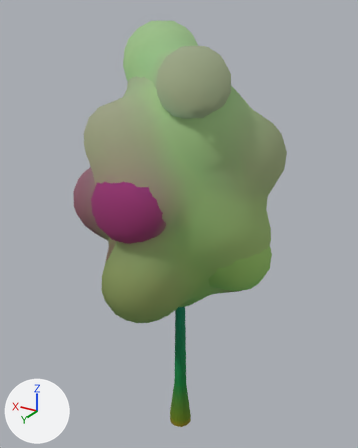
Before and after pictures for a commit that changed the glTF model godot/assets/trees/oval.glb.
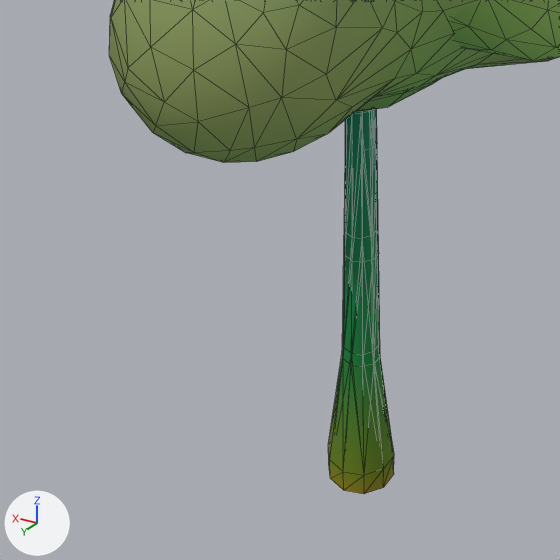
Each version appears first whole from a 50 mm lens placed at (-7.72, 12.96, 14.59), pointed at (0.24, -0.3, 7.96), and next in a close-up on the part from 19% to 68% of the width and 61% to 100% of the height. The lights are fixed; the arrows at lower left show +X, +Y and +Z. The first two pictures are the older version. The close-ups show mesh edges as thin lines. Objects named as collision shapes, trigger or cutter boxes, shadow casters or lower levels of detail are left out.

In view in the first close-up: 'oval_0_lod0', 'oval_1_lod0'.
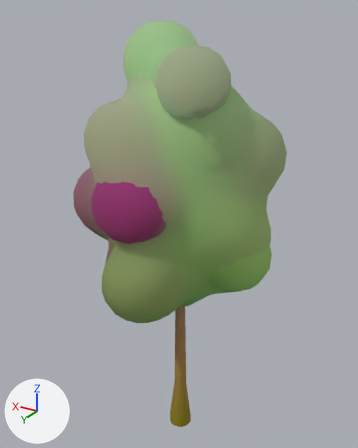
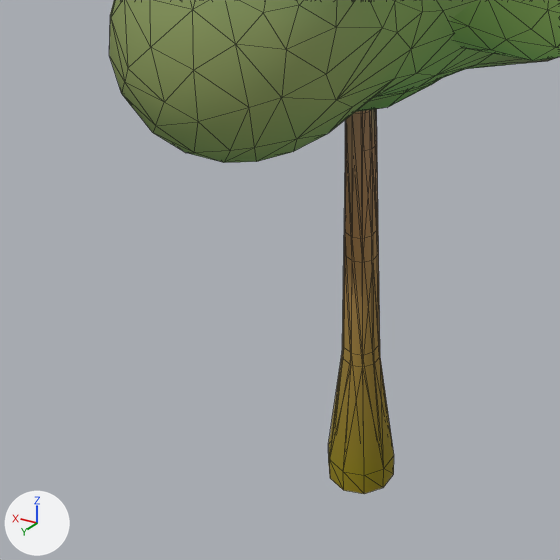
Where the change shows, as pixel boxes [x1, y1, x2, y2] in the close-ups (560 x 560 px):
part 1 of me_oval_0_lod0, recoloured (green to yellow): [328, 109, 394, 486] in both
part 2 of me_oval_1_lod0, recoloured (green to yellow): before [342, 243, 374, 374]; after [342, 235, 374, 374]
part 3 of me_oval_1_lod0, recoloured (green to beige): [345, 111, 371, 279] in both

What the commit changed:
me_oval_0_lod0 has 982 vertices, 1918 faces and spans x -3.2..3.63, y -3.3..3.56, z -0.3..13.57.
me_oval_0_lod0 is used by ob_oval_0_lod0; location (0.0, 0.0, 0.0).
me_oval_0_lod0 part 1: 100 kept faces spanning x -0.4..0.4, y -0.42..0.42, z -0.3..6.0 get new vertex colours.
me_oval_1_lod0 has 883 vertices, 1750 faces and spans x -3.29..2.75, y -2.78..3.37, z -0.3..14.32.
me_oval_1_lod0 is used by ob_oval_1_lod0; location (0.0, 0.0, 0.0).
me_oval_1_lod0 part 2: 22 faces centred in x -0.31..0.31, y -0.29..0.3, z 0.55..2.22 are repainted in the vertex colours; the middle colour goes from green #00bc60 to yellow #cbbc60.
me_oval_1_lod0 part 3: 38 faces centred in x -0.2..0.2, y -0.17..0.2, z 2.22..4.45 are repainted in the vertex colours; the middle colour goes from green #00bc85 to beige #d6bc85.
